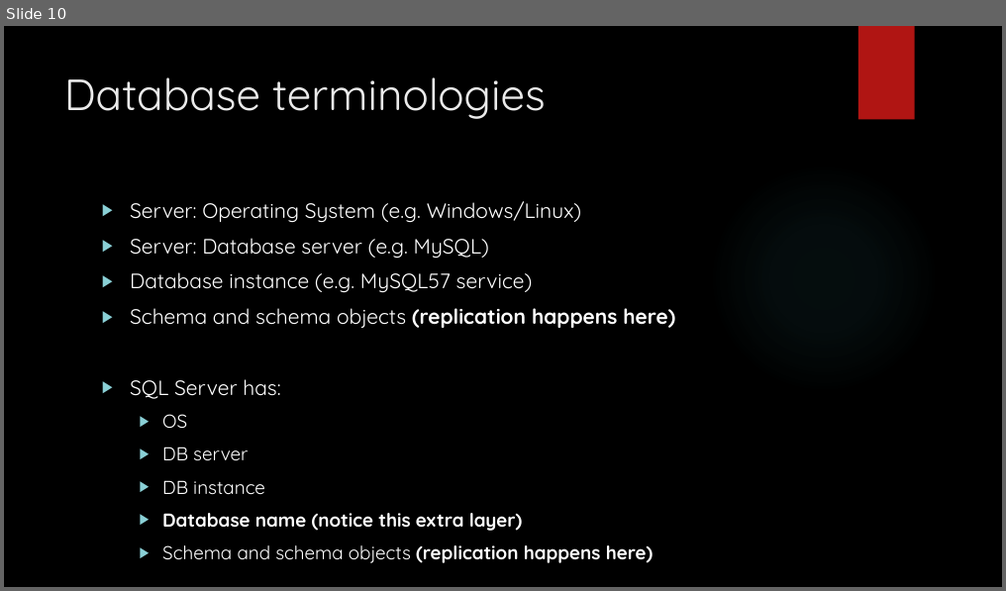
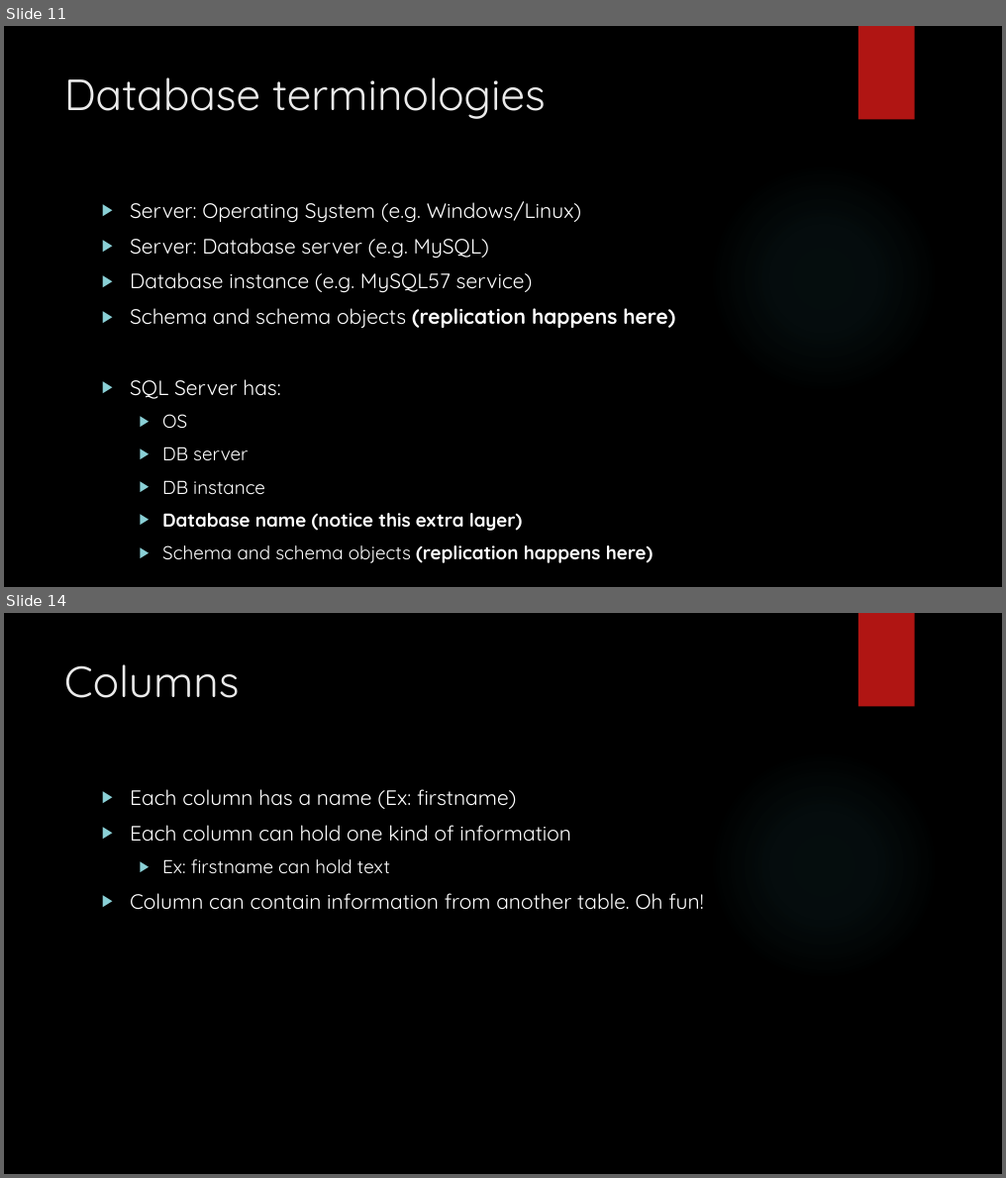
Before and after one commit to zedfoxus/database-bootcamp, a slide deck: Presentation/Database-Bootcamp-Presentation.pptx. Shown one above the other, each under a label of ours: slide 10 before the commit, slides 11 and 14 after it; the slides between them are not shown. The pictures are 1006x591 and 1006x1178 pixels, drawn with LibreOffice and Linux fonts; fonts in the diff are those of the drawing; background and template pictures are left out. Boxes give left, top, right and bottom in pixels: in the first picture for what was removed or moved away, otherwise in the second. Text is boxed around its words. In the diff, an @@ line names an element or a change of style, - is before the commit and + after.

Commit message:
Day 3 table creation

```diff
--- a/Presentation/Database-Bootcamp-Presentation.pptx
+++ b/Presentation/Database-Bootcamp-Presentation.pptx
@@ slide 14 added at [4,613,1002,1174], background picture (left out); not listed: 2 template elements that a slide beside it also shows @@
@@ title added at [64,664,239,698], 42 pt, text #EBEBEB @@
+Columns
@@ text added at [130,789,703,910], 20 pt, text #FFFFFF @@
+▶ Each column has a name (Ex: firstname)
+▶ Each column can hold one kind of information
+  ▶ Ex: firstname can hold text
+▶ Column can contain information from another table. Oh fun!
@@ what was slide 10 is now slide 11 @@
```
Also in this commit, not shown: 1 slide changed, 7 other slides added.
